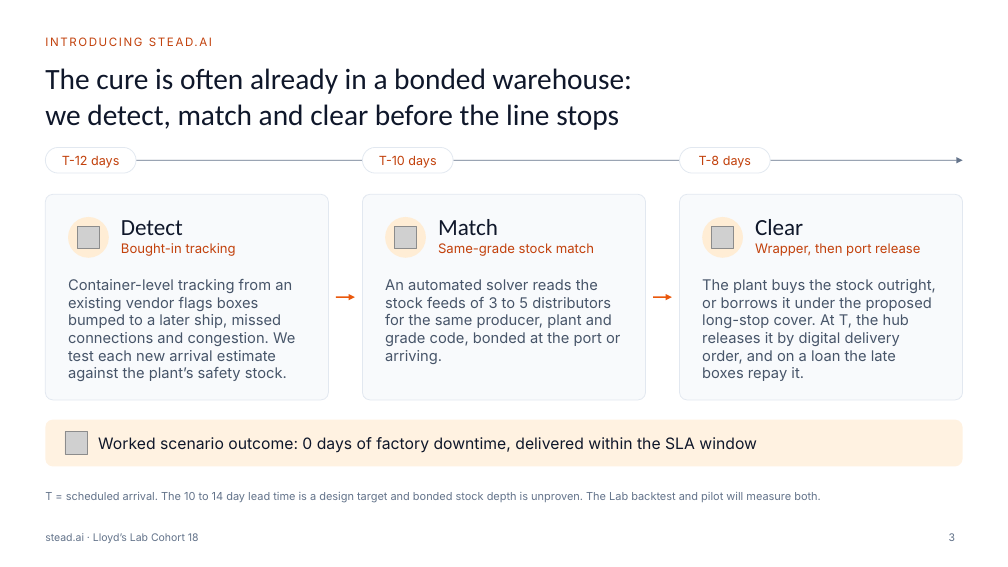
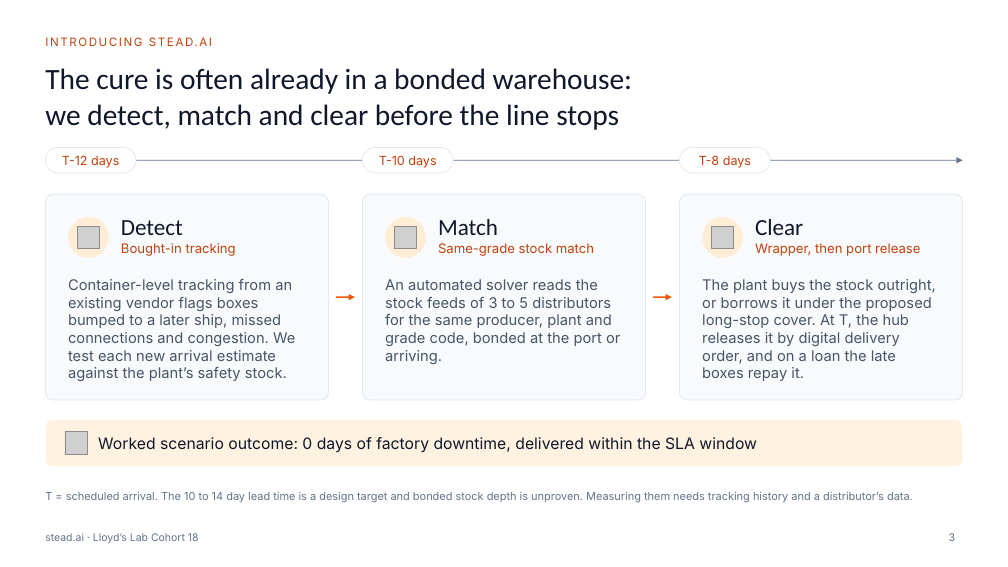
Before and after one commit to UdiRuni/stead-ai, a slide deck: slide 3 of docs/deck/stead.ai_Stock_Swap_Pitch_Deck_Short.pptx. Drawn at 1008x567 pixels with LibreOffice and Linux fonts; fonts in the diff are those of the drawing; grey boxes stand for pictures. Boxes give left, top, right and bottom in pixels: in the first picture for what was removed or moved away, otherwise in the second. Text is boxed around its words. In the diff, an @@ line names an element or a change of style, - is before the commit and + after.

```diff
--- a/docs/deck/stead.ai_Stock_Swap_Pitch_Deck_Short.pptx
+++ b/docs/deck/stead.ai_Stock_Swap_Pitch_Deck_Short.pptx
@@ text at [45,492,913,502]: text changed @@
-T = scheduled arrival. The 10 to 14 day lead time is a design target and bonded stock depth is unproven. The Lab backtest and pilot will measure both.
+T = scheduled arrival. The 10 to 14 day lead time is a design target and bonded stock depth is unproven. Measuring them needs tracking history and a distributor’s data.
```
Also in this commit, not shown: 2 other slides changed, 2 other files.
